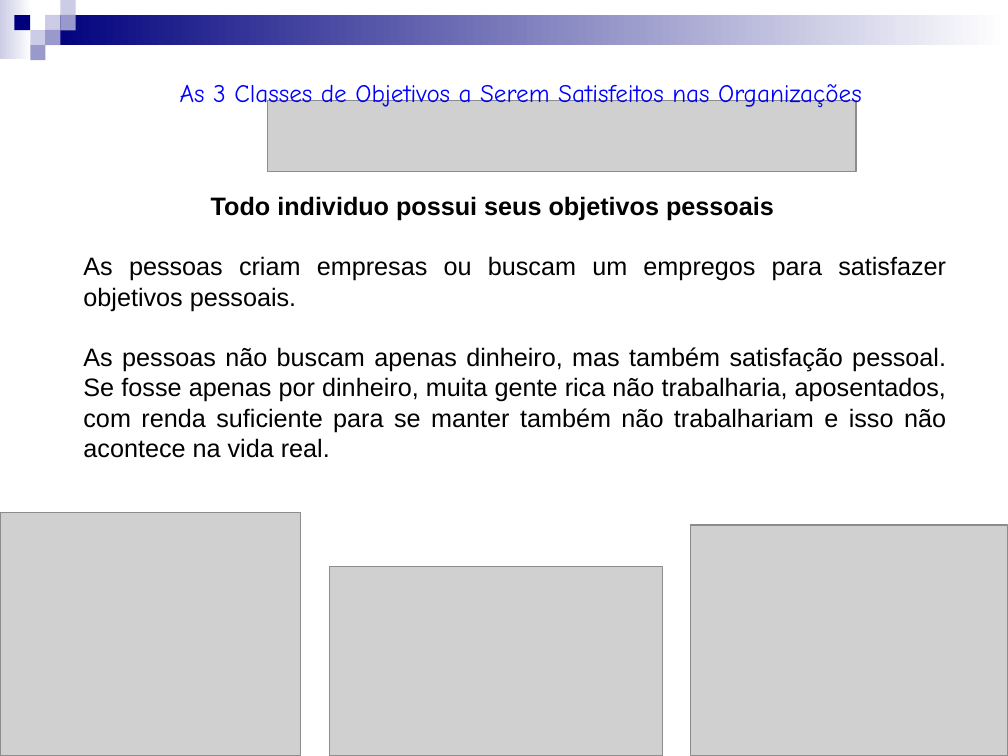
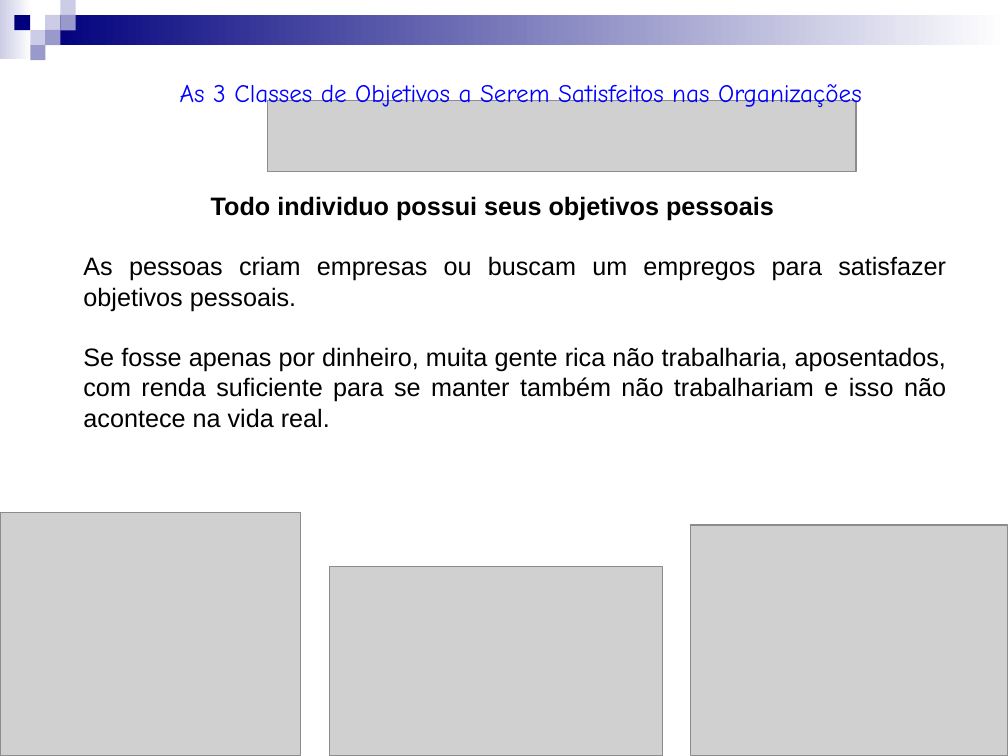
Before and after one commit to jharbes/SOCIOLOGIA-APLICADA, a slide deck: slide 7 of Aula 3.ppt. Drawn at 1008x756 pixels with LibreOffice and Linux fonts; fonts in the diff are those of the drawing; grey boxes stand for pictures. Boxes give left, top, right and bottom in pixels: in the first picture for what was removed or moved away, otherwise in the second. Text is boxed around its words. In the diff, an @@ line names an element or a change of style, - is before the commit and + after.

```diff
--- a/Aula 3.ppt
+++ b/Aula 3.ppt
@@ text "As 3 Classes de Objetivos ..." at bbox=[213, 80, 862, 110]: alignment right to left @@
@@ text at bbox=[83, 347, 946, 428]: text changed @@
-As pessoas não buscam apenas dinheiro, mas também satisfação pessoal. Se fosse apenas por dinheiro, muita gente rica não trabalharia, aposentados, com renda suficiente para se manter também não trabalhariam e isso não acontece na vida real.
+Se fosse apenas por dinheiro, muita gente rica não trabalharia, aposentados, com renda suficiente para se manter também não trabalhariam e isso não acontece na vida real.
```
Also in this commit, not shown: 15 other slides changed.
